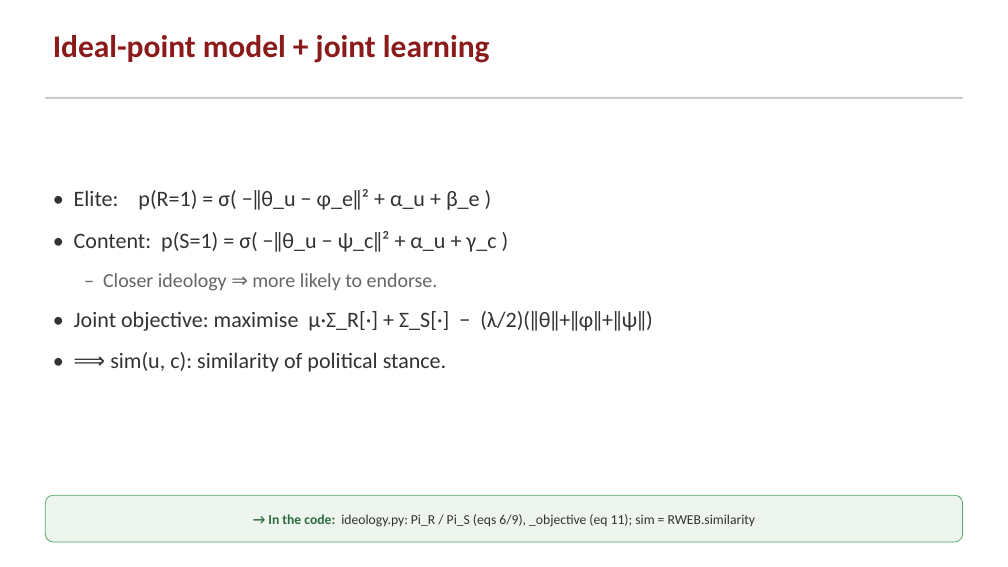
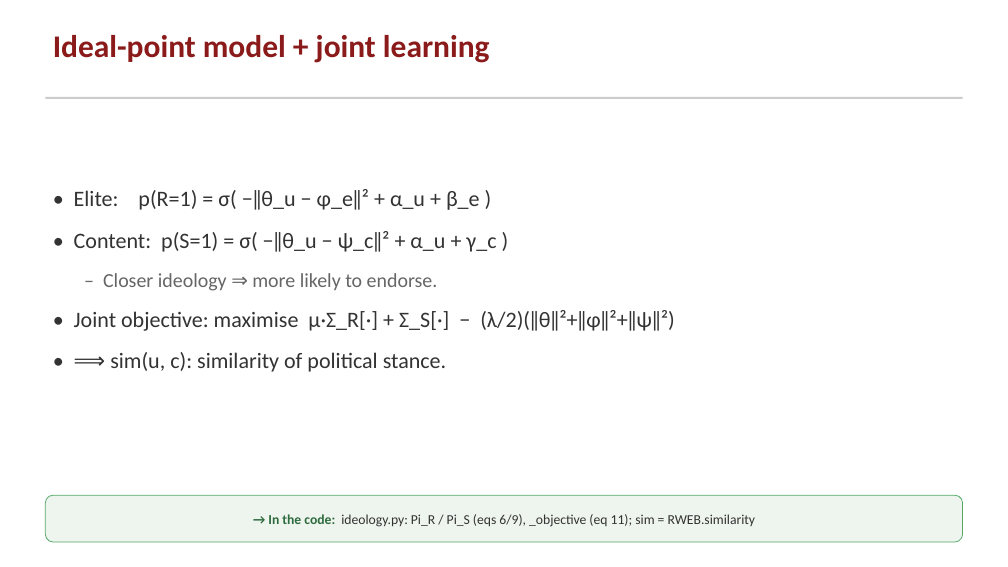
Before and after one commit to greenwichg/random_walks_with_erasure, a slide deck: slide 7 of docs/RWE_talk.pptx. Drawn at 1008x567 pixels with LibreOffice and Linux fonts; fonts in the diff are those of the drawing. Boxes give left, top, right and bottom in pixels: in the first picture for what was removed or moved away, otherwise in the second. Text is boxed around its words. In the diff, an @@ line names an element or a change of style, - is before the commit and + after.

```diff
--- a/docs/RWE_talk.pptx
+++ b/docs/RWE_talk.pptx
@@ text at box(74, 310, 675, 331): text changed @@
-• Joint objective: maximise μ·Σ_R[·] + Σ_S[·] − (λ/2)(‖θ‖+‖φ‖+‖ψ‖)
+• Joint objective: maximise μ·Σ_R[·] + Σ_S[·] − (λ/2)(‖θ‖²+‖φ‖²+‖ψ‖²)
```
Also in this commit, not shown: 2 other files.
